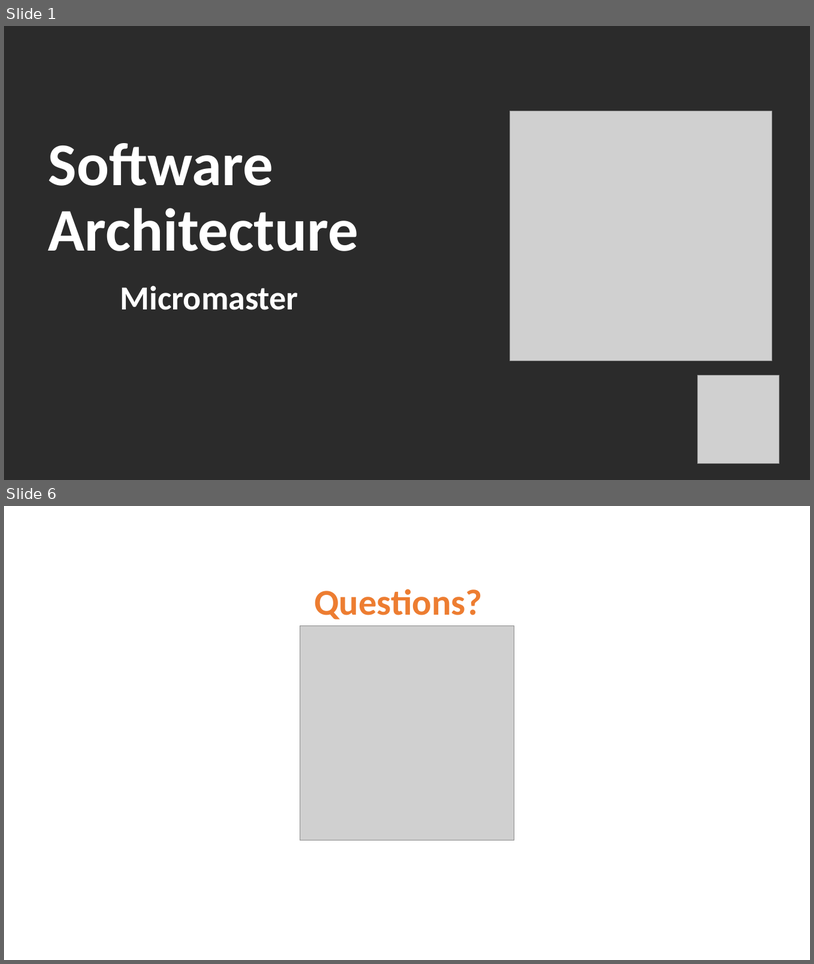
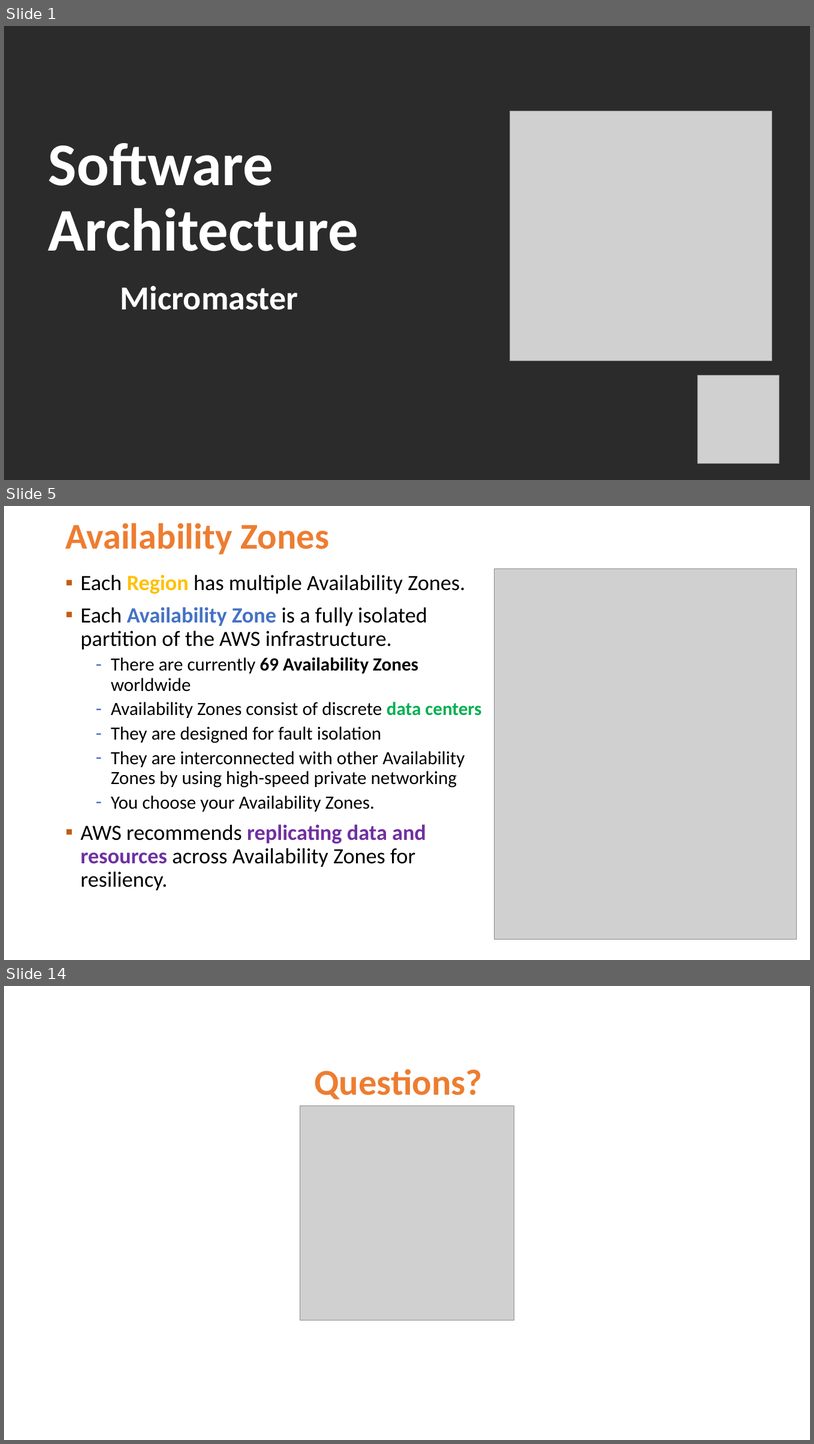
Before and after one commit to Jucer74/ArchitectureMaster, a slide deck: Classes/03-AWSInfrastructure/ArchitectureMaster-03-AWSInfrastructure.pptx. Shown one above the other, each under a label of ours: slides 1 and 6 before the commit, slides 1, 5 and 14 after it; the slides between them are not shown. The pictures are 814x964 and 814x1444 pixels, drawn with LibreOffice and Linux fonts; fonts in the diff are those of the drawing; grey boxes stand for pictures; background and template pictures are left out; a plain dark background stands for a picture behind light text. Boxes give left, top, right and bottom in pixels: in the first picture for what was removed or moved away, otherwise in the second. Text is boxed around its words. In the diff, an @@ line names an element or a change of style, - is before the commit and + after.

```diff
--- a/Classes/03-AWSInfrastructure/ArchitectureMaster-03-AWSInfrastructure.pptx
+++ b/Classes/03-AWSInfrastructure/ArchitectureMaster-03-AWSInfrastructure.pptx
@@ slide 5 added at (4,506,810,960), background #FFFFFF @@
@@ title added at (65,523,330,555), 43.2 pt, text #ED7D31, bold @@
+Availability Zones
@@ text added at (81,574,482,890), 22.2 pt, text #000000 @@
+▪ Each Region has multiple Availability Zones.
+▪ Each Availability Zone is a fully isolated partition of the AWS infrastructure.
+  – There are currently 69 Availability Zones worldwide
+  – Availability Zones consist of discrete data centers
+  – They are designed for fault isolation
+  – They are interconnected with other Availability Zones by using high-speed private networking
+  – You choose your Availability Zones.
+▪ AWS recommends replicating data and resources across Availability Zones for resiliency.
@@ picture added at (495,569,797,940) @@
@@ what was slide 6 is now slide 14 @@
```
Also in this commit, not shown: 4 slides changed, 8 other slides added.
